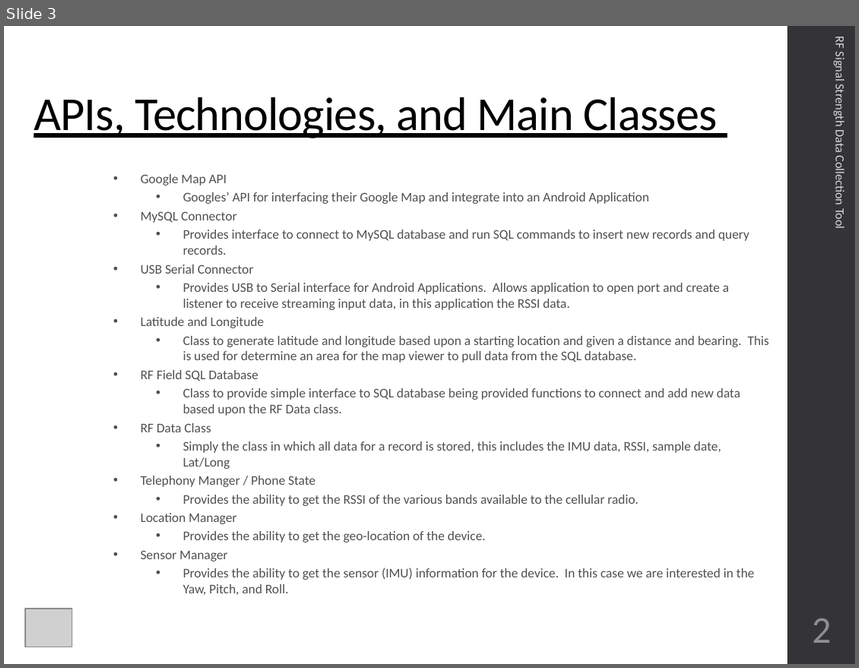
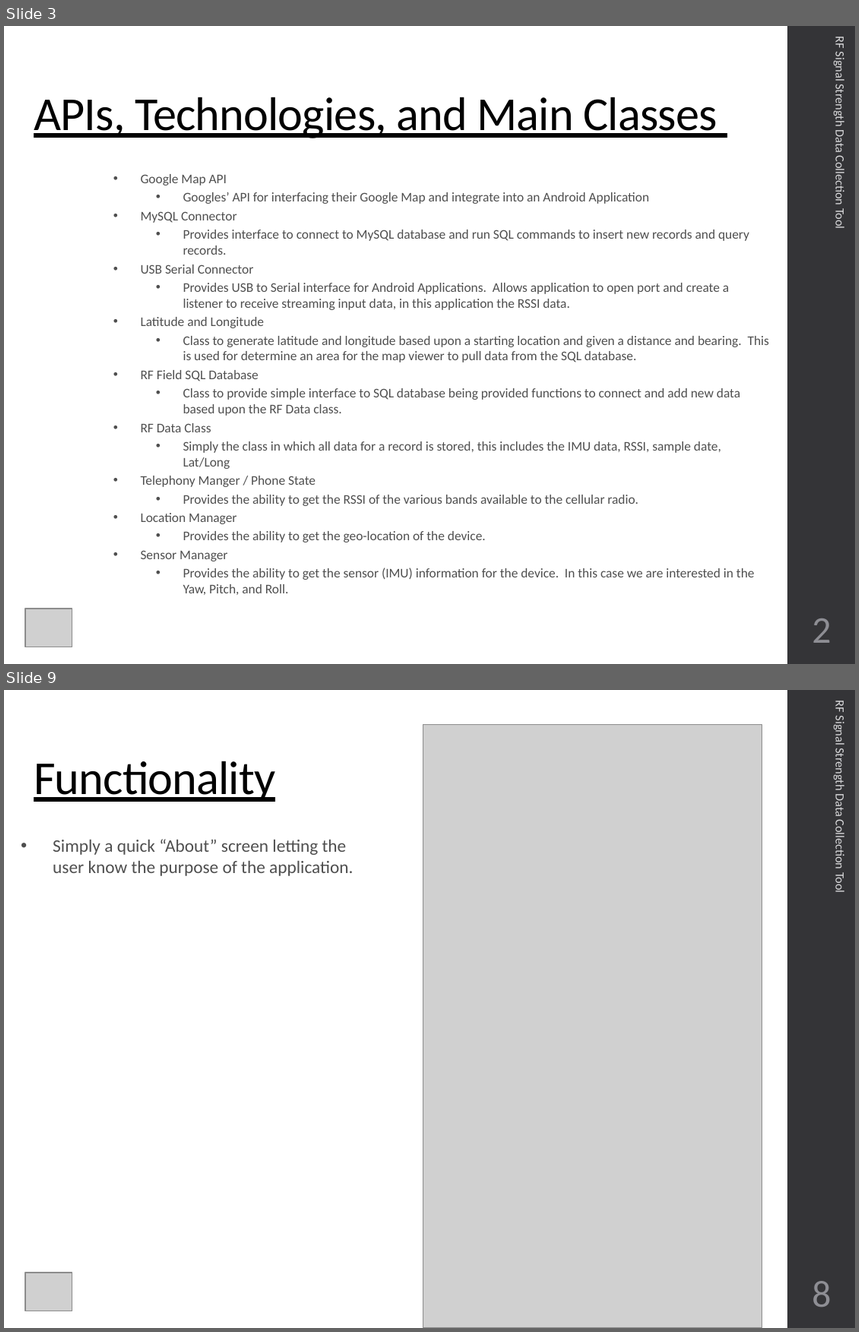
Before and after one commit to CourseReps/ECEN489-Spring2016, a slide deck: Students/johnlusher/Project_3/ECEN689_Project_3_John_Lusher.pptx. Shown one above the other, each under a label of ours: slide 3 before the commit, slides 3 and 9 after it; the slides between them are not shown. The pictures are 859x668 and 859x1332 pixels, drawn with LibreOffice and Linux fonts; fonts in the diff are those of the drawing; grey boxes stand for pictures. Boxes give left, top, right and bottom in pixels: in the first picture for what was removed or moved away, otherwise in the second. Text is boxed around its words. In the diff, an @@ line names an element or a change of style, - is before the commit and + after.

```diff
--- a/Students/johnlusher/Project_3/ECEN689_Project_3_John_Lusher.pptx
+++ b/Students/johnlusher/Project_3/ECEN689_Project_3_John_Lusher.pptx
@@ slide 9 added at (4,690,855,1328), background #FFFFFF; not listed: 1 template element that a slide beside it also shows @@
@@ text added at (832,701,848,892), 10.5 pt, text #D9D9DB @@
+RF Signal Strength Data Collection Tool
@@ picture added at (423,725,762,1328) @@
@@ title added at (34,761,275,802), 40 pt, text #000000, underline @@
+Functionality
@@ text added at (53,839,353,876), 15 pt, text #4F4F4F @@
+• Simply a quick “About” screen letting the user know the purpose of the application.
@@ picture added at (25,1273,72,1312) @@
@@ page number added at (812,1281,831,1307), 32 pt, text #8E8E94 @@
+8
```
Also in this commit, not shown: 4 slides changed, 5 other slides added, 1 slide removed, 6 other files.
